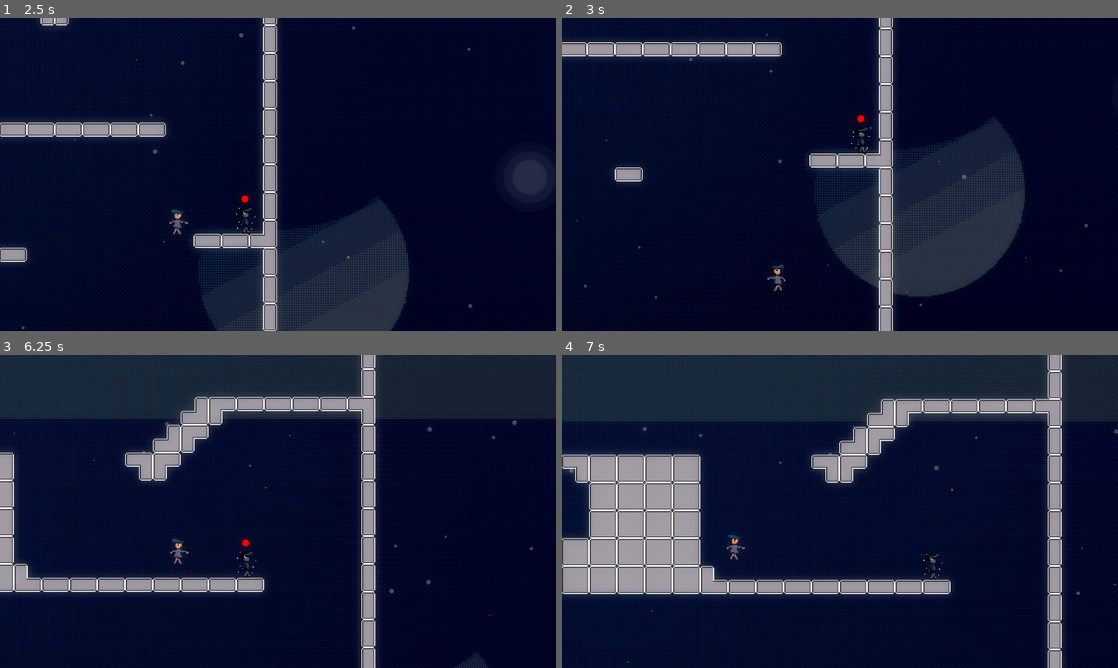
Above: before the commit, frames 1-4 (two rows, left to right).
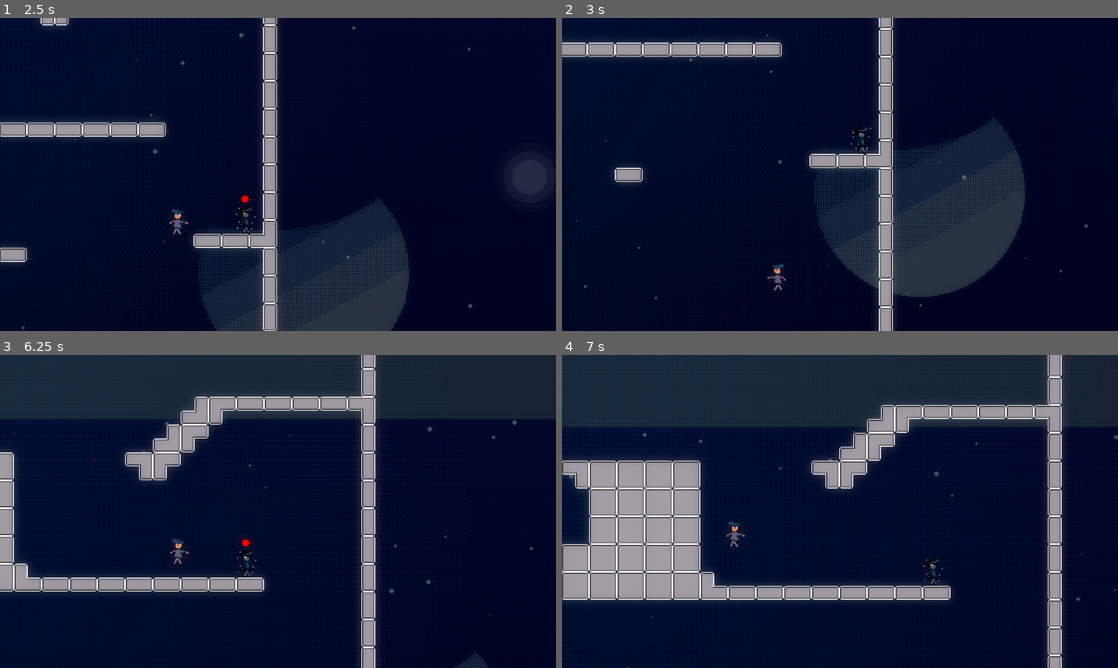
Above: after the commit, the same moments.

Repository: juanmends/game-jam-plus-2025
Game: Godot game, scene res://scenes/fase_1.tscn
Same seed, same stepped clock (60 frames per second), same inputs: the game is played once before the commit and once after it.
Inputs:
- Up to frame 1 (2.5 s): tap Enter (ui_accept) at 0.5, 0.77, 1.52 s; hold Right (move_forward) 0.53-2.03 s; tap W (good_dump_01) at 0.6, 1.35, 2.3 s; hold Left (move_backwards) from 2.03 s (still down); tap S (trauma_dump_01) at 2.1 s
- Up to frame 2 (3 s): release Left (move_backwards) at 2.78 s; hold Right (move_forward) from 2.78 s (still down); tap D (trauma_dump_02) at 2.85 s
- Up to frame 3 (6.25 s): tap Enter (ui_accept) at 3.02, 3.77, 4.52, 6.02 s; tap W (good_dump_01) at 3.05, 3.6, 4.35, 5.3, 6.05 s; release Right (move_forward) at 4.28 s; hold Left (move_backwards) 4.28-5.03 s; hold Right (move_forward) 5.03-5.78 s; tap S (trauma_dump_01) at 5.1 s; hold Left (move_backwards) from 5.78 s (still down); tap D (trauma_dump_02) at 5.85 s
- Up to frame 4 (7 s): keep holding Left (move_backwards); tap W (good_dump_01) at 6.6 s; tap Enter (ui_accept) at 6.77 s

Frame 1 is identical in both runs. In frame 2, 2.0% of the frame differs, in the area x 0-95%, y 2-93%; in frame 3, 1.0%; in frame 4, 10%, in the area x 0-100%, y 4-100%.

Commit message:
Finaliza o HopeMan e ajusta os pesos de gravidade e outros valores.

Diff:
--- a/project.godot
+++ b/project.godot
@@ -28,6 +28,7 @@
 [global_group]
 
 Hope="Gravity Influence Group"
+Player="Player Group"
 
 [input]
 
--- a/scenes/anxiety.tscn
+++ b/scenes/anxiety.tscn
@@ -58,14 +58,14 @@
 shape = SubResource("RectangleShape2D_ypstt")
 
 [node name="GravityArea" type="Area2D" parent="."]
+scale = Vector2(5, 5)
 gravity_space_override = 3
 gravity_point = true
 gravity_point_center = Vector2(0, 0)
 gravity_direction = Vector2(0, 0)
-gravity = 1980.0
+gravity = 2000.0
 script = ExtResource("2_rbuo6")
-gravity_range = 140.0
+gravity_range = 150.0
 
 [node name="CollisionShape2D" type="CollisionShape2D" parent="GravityArea"]
-scale = Vector2(4.57, 4.57)
 shape = SubResource("CircleShape2D_rbuo6")
--- a/scenes/fase_1.tscn
+++ b/scenes/fase_1.tscn
@@ -97,7 +97,7 @@
 format = 2
 layer_0/tile_data = PackedInt32Array(524273, 65537, 0, 524274, 65537, 0, 524275, 65537, 0, 524276, 65537, 0, 524277, 65 …(6834 unchanged characters)…
 
-[node name="Player" parent="." groups=["Player"] instance=ExtResource("4_m44rk")]
+[node name="Player" parent="." instance=ExtResource("4_m44rk")]
 position = Vector2(174, 58)
 collision_mask = 5
 
--- a/scenes/hope.tscn
+++ b/scenes/hope.tscn
@@ -1,5 +1,6 @@
-[gd_scene load_steps=8 format=3 uid="uid://cavuutvfm8b3v"]
+[gd_scene load_steps=9 format=3 uid="uid://cavuutvfm8b3v"]
 
+[ext_resource type="Script" uid="uid://bf4xj7huduq0m" path="res://scripts/hope.gd" id="1_w52qb"]
 [ext_resource type="Texture2D" uid="uid://dr5kynaux33ln" path="res://assets/clone.png" id="2_51lvd"]
 
 [sub_resource type="AtlasTexture" id="AtlasTexture_0dm2r"]
@@ -42,10 +43,20 @@
 radius = 80.0
 
 [node name="Hope" type="Area2D" groups=["Hope"]]
+script = ExtResource("1_w52qb")
 
 [node name="AnimatedSprite2D" type="AnimatedSprite2D" parent="."]
 sprite_frames = SubResource("SpriteFrames_18bmb")
 autoplay = "default"
 
 [node name="CollisionShape2D" type="CollisionShape2D" parent="."]
+position = Vector2(0, 13)
+scale = Vector2(0.682, 0.516)
 shape = SubResource("CircleShape2D_o17ua")
+
+[node name="Hope Timer" type="Timer" parent="."]
+wait_time = 5.0
+
+[connection signal="area_entered" from="." to="." method="_on_area_entered"]
+[connection signal="area_exited" from="." to="." method="_on_area_exited"]
+[connection signal="timeout" from="Hope Timer" to="." method="_on_hope_timer_timeout"]
--- a/scenes/player.tscn
+++ b/scenes/player.tscn
@@ -116,7 +116,9 @@
 
 [sub_resource type="CircleShape2D" id="CircleShape2D_g2els"]
 
-[node name="Player" type="CharacterBody2D"]
+[sub_resource type="CircleShape2D" id="CircleShape2D_smehm"]
+
+[node name="Player" type="CharacterBody2D" groups=["Player"]]
 collision_layer = 2
 script = ExtResource("1_g2els")
 
@@ -126,23 +128,27 @@
 autoplay = "idle"
 
 [node name="CollisionShape2D" type="CollisionShape2D" parent="."]
-visible = false
 scale = Vector2(1.065, 1.065)
 shape = SubResource("RectangleShape2D_dqkch")
 
 [node name="RayCast2D" type="RayCast2D" parent="."]
-visible = false
 target_position = Vector2(0, 22)
 
 [node name="GravityDetector" type="Area2D" parent="."]
-visible = false
 gravity_space_override = 3
 gravity_point = true
 gravity = 1200.0
 
 [node name="CollisionShape2D" type="CollisionShape2D" parent="GravityDetector"]
-scale = Vector2(14, 14)
+position = Vector2(0, 1)
+scale = Vector2(6, 6)
 shape = SubResource("CircleShape2D_g2els")
+
+[node name="HopeView" type="Area2D" parent="." groups=["Player"]]
+
+[node name="CollisionShape2D" type="CollisionShape2D" parent="HopeView"]
+scale = Vector2(18, 18)
+shape = SubResource("CircleShape2D_smehm")
 
 [node name="foot" type="AudioStreamPlayer" parent="."]
 stream = ExtResource("5_smehm")
@@ -159,7 +165,11 @@
 [node name="clone2" type="AudioStreamPlayer" parent="."]
 stream = ExtResource("8_y4r1p")
 
-[node name="Timer" type="Timer" parent="."]
+[node name="JumpTimer" type="Timer" parent="."]
 wait_time = 0.4
 
-[connection signal="timeout" from="Timer" to="." method="_on_timer_timeout"]
+[node name="HopeTimer" type="Timer" parent="."]
+wait_time = 5.0
+
+[connection signal="timeout" from="JumpTimer" to="." method="_on_jump_timer_timeout"]
+[connection signal="timeout" from="HopeTimer" to="." method="_on_hope_timer_timeout"]
--- /dev/null
+++ b/scripts/hope.gd
@@ -0,0 +1,33 @@
+extends Area2D
+
+@onready var tween := create_tween()
+
+var is_available = true
+
+func _on_area_entered(area: Area2D) -> void:
+	if area.is_in_group("Player"):
+		fade_in()
+
+func _on_area_exited(area: Area2D) -> void:
+	if area.is_in_group("Player"):
+		fade_out()
+
+
+func fade_in() -> void:
+	visible = true
+	$AnimatedSprite2D.visible = true  # make sure it's visible before starting fade
+	modulate.a = 0.0
+	tween.kill()  # stop any existing tween
+	tween = create_tween()
+	tween.tween_property(self, "modulate:a", 1.0, 0.5) # fade to visible over 0.5s
+
+
+func fade_out() -> void:
+	tween.kill()
+	tween = create_tween()
+	tween.tween_property(self, "modulate:a", 0.0, 0.5) # fade to invisible over 0.5s
+	tween.finished.connect(func():
+		$AnimatedSprite2D.visible = false; visible = false)  # hide completely when done
+
+# func _draw() -> void:
+	# draw_circle($AnimatedSprite2D.global_position - Vector2(0, -16), 58 , Color.RED)
--- a/scripts/player.gd
+++ b/scripts/player.gd
@@ -12,11 +12,13 @@
 @onready var collision_shape = $CollisionShape2D
 @onready var gravity_detector = $GravityDetector
 @onready var animated_sprite_2d: AnimatedSprite2D = $AnimatedSprite2D
-@onready var timer: Timer = $Timer
+@onready var jump_timer: Timer = $JumpTimer
+@onready var hope_timer: Timer = $HopeTimer
 
 var extra_gravity: Vector2 = Vector2.ZERO
 var current_active_area: Vector2 = Vector2.ZERO
 var overlapping_areas = {}
+var last_hope_man
 
 func _create_clone(is_inverse: bool):
 	if is_on_floor() and PlayerVariables.clones.size() < 3:
@@ -32,13 +34,16 @@
 	jump.play()
 
 	if current_active_area != Vector2.ZERO:
-		timer.start()
+		jump_timer.start()
 		PlayerVariables.gravity = 1960.0
 		# print(PlayerVariables.gravity)
 
-func _on_timer_timeout() -> void:
+func _on_jump_timer_timeout() -> void:
 	PlayerVariables.gravity = 980.0
 	# print(PlayerVariables.gravity)
+
+func _on_hope_timer_timeout() -> void:
+	last_hope_man.is_available = true
 
 func _physics_process(delta: float) -> void:
 	# Add the gravity.
@@ -63,8 +68,12 @@
 				closest_distance = current_distance
 				gravity_from_closest_area = area.get_gravity_at_point(global_position)
 
-		if area.is_in_group("Hope") and Input.is_action_just_pressed("good_dump_01"):
-			global_position = area.global_position
+		if area.is_in_group("Hope"):
+			if Input.is_action_just_pressed("good_dump_01") and area.is_available:
+				global_position = area.global_position
+				area.is_available = false
+				last_hope_man = area
+				hope_timer.start()
 
 
 	var final_gravity = total_gravity + gravity_from_closest_area
Not shown: 1 places in scenes/player.tscn that only renumber resources
Not shown, added: scripts/hope.gd.uid
